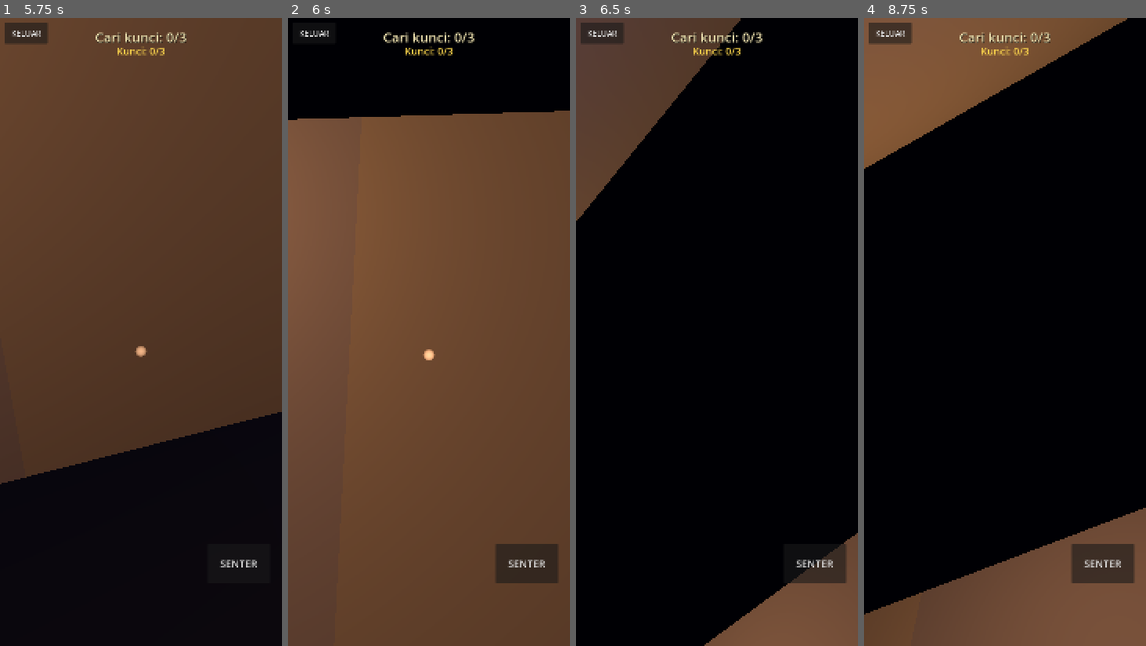
Above: before the commit, frames 1-4 (left to right).
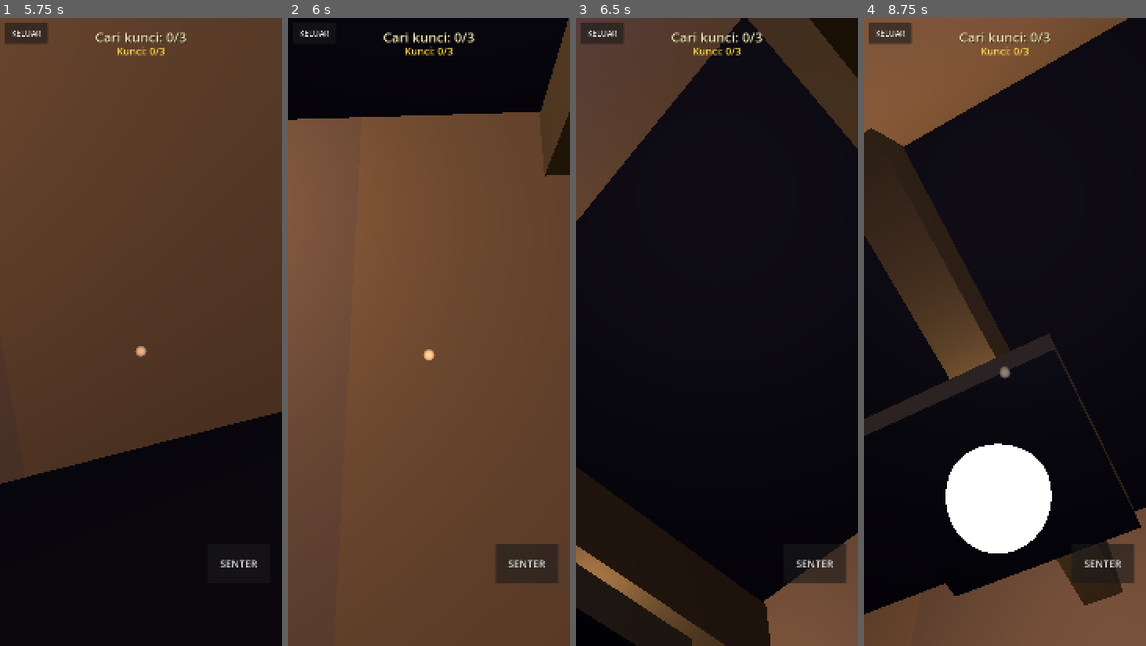
Above: after the commit, the same moments.

Repository: Kyyyu/malam9-horror
Game: Godot game, scene res://scenes/Main.tscn
Same seed, same stepped clock (60 frames per second), same inputs: the game is played once before the commit and once after it.
Inputs (mouse positions are in pixels of both pictures, inside the frame that each line leads up to):
- Up to frame 1 (5.75 s): click "MULAI" at 0.5 s; click "SENTER" at 1.25 s; click "KELUAR" at 2 s; click "MULAI" at 2.75 s; move the mouse to (203, 300) at 3.52 s; hold D (move_right) 3.53-4.25 s; click (203, 300) at 3.67 s; drag from (84, 363) to (126, 457) at 4.27 s; move the mouse to (169, 193) at 5.02 s; hold D (move_right) from 5.03 s (still down)
- Up to frame 2 (6 s): release D (move_right) at 5.75 s; tap Enter at 5.75 s; drag from (414, 457) to (344, 237) at 5.77 s
- Up to frame 3 (6.5 s): no input
- Up to frame 4 (8.75 s): tap Space at 6.5 s; move the mouse to (1089, 426) at 6.52 s; hold A (move_left) 6.53-7.25 s; drag from (920, 237) to (962, 175) at 7.27 s; move the mouse to (1019, 332) at 8.02 s; hold S (move_back) from 8.03 s (still down); click (1019, 332) at 8.17 s

Frame 1 is identical in both runs. In frame 2, 1.3% of the frame differs, in the area x 89-100%, y 0-26%; in frame 3, 15%; in frame 4, 19%, in the area x 0-99%, y 17-94%.

Commit message:
v1.0.4: hantu pakai AI pathfinding (tidak nyangkut/nembus tembok), musik latar, rumah lebih realistis (plafon, kusen pintu, lampu gantung, laras/properti, debu) + bunyi ambience

Diff:
--- a/project.godot
+++ b/project.godot
@@ -10,7 +10,7 @@
 run/main_scene="res://scenes/Main.tscn"
 config/features=PackedStringArray("4.4", "Mobile")
 config/icon="res://icon.svg"
-config/version="1.0.3"
+config/version="1.0.4"
 
 [display]
 
--- a/scripts/game.gd
+++ b/scripts/game.gd
@@ -146,6 +146,29 @@
 	_build_lamps()
 	_build_furniture(open_cells)
 	_build_whispers()
+	_build_ceiling()
+
+func _build_ceiling():
+	var ceil_mat := _get_mat("ceiling", Color(0.2, 0.17, 0.18), Color(0, 0, 0), 1.0)
+	_add_static_box(Vector3(17.0, WALL_H + 0.18, 13.0), Vector3(36.0, 0.35, 28.0), ceil_mat)
+	var beam_mat := _get_mat("beam", Color(0.14, 0.11, 0.1), Color(0, 0, 0), 1.0)
+	for bx in range(1, 15):
+		_add_static_box(Vector3(bx * TILE + 1.0, WALL_H - 0.2, 13.0), Vector3(0.18, 0.35, 26.0), beam_mat)
+	var dust := CPUParticles3D.new()
+	dust.amount = 120
+	dust.lifetime = 7.0
+	dust.emission_shape = CPUParticles3D.EMISSION_SHAPE_BOX
+	dust.emission_box_extents = Vector3(17, 1.3, 13)
+	dust.position = Vector3(17.0, 1.5, 13.0)
+	dust.direction = Vector3(0, 1, 0)
+	dust.spread = 60.0
+	dust.gravity = Vector3(0.02, -0.02, 0.015)
+	dust.initial_velocity_min = 0.04
+	dust.initial_velocity_max = 0.18
+	dust.scale_amount_min = 0.012
+	dust.scale_amount_max = 0.04
+	dust.color = Color(1, 1, 1, 0.5)
+	add_child(dust)
 
 func _build_lamps():
 	for lam in LAMP_CELLS:
@@ -162,6 +185,17 @@
 		lamp.light = light
 		lamp.base = light.light_energy
 		add_child(lamp)
+		var iron_mat := _get_mat("lamp_iron", Color(0.12, 0.11, 0.12), Color(0, 0, 0), 1.0)
+		var fixture := _add_static_box(Vector3(cell.x * TILE + 1.0, 2.52, cell.y * TILE + 1.0), Vector3(0.6, 0.12, 0.6), iron_mat)
+		var bulb_mat := _get_mat("lamp_bulb", Color(0.9, 0.75, 0.5), Color(1.0, 0.8, 0.5, 1), 2.0)
+		var bulb := MeshInstance3D.new()
+		var bm := SphereMesh.new()
+		bm.radius = 0.14
+		bm.height = 0.28
+		bulb.mesh = bm
+		bulb.material_override = bulb_mat
+		bulb.position = Vector3(cell.x * TILE + 1.0, 2.44, cell.y * TILE + 1.0)
+		add_child(bulb)
 
 func _build_furniture(open_cells: Array[Vector2i]):
 	var rng := RandomNumberGenerator.new()
@@ -172,12 +206,20 @@
 		if nc >= 2 and not _is_special(c) and not _is_adjacent_special(c):
 			candidates.append(c)
 	candidates.shuffle()
-	var count := mini(candidates.size(), 10)
+	var count := mini(candidates.size(), 12)
 	var box_mat := _get_mat("box", Color(0.13, 0.1, 0.09), Color(0, 0, 0), 1.0)
 	var wood_mat := _get_mat("wood", Color(0.22, 0.16, 0.1), Color(0, 0, 0), 1.0)
+	var barrel_mat := _get_mat("barrel", Color(0.3, 0.22, 0.14), Color(0, 0, 0), 1.0)
 	for i in range(count):
 		var c := candidates[i]
-		var which := i % 3
+		var which := i % 4
+		var push := _wall_push_dir(c, open_cells)
+		if which == 3:
+			var r := 0.32
+			var h := 0.72
+			var pos := Vector3(c.x * TILE + 1.0 + push.x * (TILE * 0.5 - r), h * 0.5, c.y * TILE + 1.0 + push.z * (TILE * 0.5 - r))
+			_add_static_cyl(pos, r, h, barrel_mat)
+			continue
 		var size: Vector3
 		var mat: Material
 		match which:
@@ -190,9 +232,29 @@
 			_:
 				size = Vector3(0.6, 1.6, 0.6)
 				mat = box_mat
-		var push := _wall_push_dir(c, open_cells)
 		var pos := Vector3(c.x * TILE + 1.0 + push.x * (TILE * 0.5 - size.x * 0.5), size.y * 0.5, c.y * TILE + 1.0 + push.z * (TILE * 0.5 - size.z * 0.5))
 		_add_static_box(pos, size, mat)
+
+func _add_static_cyl(path: Vector3, radius: float, height: float, mat: Material) -> StaticBody3D:
+	var r := StaticBody3D.new()
+	var mi := MeshInstance3D.new()
+	var mesh := CylinderMesh.new()
+	mesh.top_radius = radius * 0.82
+	mesh.bottom_radius = radius
+	mesh.height = height
+	mesh.radial_segments = 14
+	mi.mesh = mesh
+	mi.material_override = mat
+	r.add_child(mi)
+	var cs := CollisionShape3D.new()
+	var shape := CylinderShape3D.new()
+	shape.radius = radius
+	shape.height = height
+	cs.shape = shape
+	r.add_child(cs)
+	add_child(r)
+	r.global_position = path
+	return r
 
 func _wall_push_dir(c: Vector2i, open_cells: Array[Vector2i]) -> Vector3:
 	for off in [Vector2i(1, 0), Vector2i(-1, 0), Vector2i(0, 1), Vector2i(0, -1)]:
@@ -226,6 +288,74 @@
 			continue
 		count += 1
 	return count
+
+func _cell_center(c: Vector2i) -> Vector3:
+	return Vector3(c.x * TILE + 1.0, 0.0, c.y * TILE + 1.0)
+
+func _cell_of(pos: Vector3) -> Vector2i:
+	return Vector2i(int(floor(pos.x / TILE)), int(floor(pos.z / TILE)))
+
+func _is_floor_cell(c: Vector2i) -> bool:
+	if c.y < 0 or c.y >= MAP.size() or c.x < 0 or c.x >= MAP[c.y].length():
+		return false
+	return MAP[c.y][c.x] != '#'
+
+func _nearest_floor(c: Vector2i) -> Vector2i:
+	if _is_floor_cell(c):
+		return c
+	for r in range(1, 6):
+		for dy in range(-r, r + 1):
+			for dx in range(-r, r + 1):
+				var n := Vector2i(c.x + dx, c.y + dy)
+				if _is_floor_cell(n):
+					return n
+	return c
+
+func find_path(from: Vector3, to: Vector3) -> PackedVector3Array:
+	var s := _nearest_floor(_cell_of(from))
+	var g := _nearest_floor(_cell_of(to))
+	if s == g:
+		return PackedVector3Array()
+	var prev := {}
+	var visited := {s: true}
+	var queue: Array[Vector2i] = [s]
+	var guard := 0
+	while queue.size() > 0 and guard < 1200:
+		guard += 1
+		var c: Vector2i = queue.pop_front()
+		if c == g:
+			break
+		for off in DIRS4:
+			var n: Vector2i = c + off
+			if not _is_floor_cell(n) or visited.has(n):
+				continue
+			visited[n] = true
+			prev[n] = c
+			queue.append(n)
+	if not (prev.has(g) or s == g):
+		return PackedVector3Array()
+	var back: Array[Vector2i] = []
+	var cur := g
+	while true:
+		back.append(cur)
+		if cur == s:
+			break
+		cur = prev[cur]
+	var path := PackedVector3Array()
+	for i in range(back.size() - 1, -1, -1):
+		path.append(_cell_center(back[i]))
+	if path.size() > 1:
+		path.remove_at(0)
+	return path
+
+func random_floor_goal(near: Vector3, radius: float) -> Vector3:
+	var rng := RandomNumberGenerator.new()
+	rng.randomize()
+	for tries in range(10):
+		var c := _cell_of(near + Vector3(rng.randf_range(-radius, radius), 0.0, rng.randf_range(-radius, radius)))
+		if _is_floor_cell(c):
+			return _cell_center(c)
+	return _cell_center(_nearest_floor(_cell_of(near)))
 
 func _build_whispers():
 	for cell in WHISPER_CELLS:
@@ -300,6 +430,7 @@
 func _build_ghost():
 	ghost = GhostController.new()
 	ghost.name = "Ghost"
+	ghost.game = self
 	var gcs := CollisionShape3D.new()
 	var gs := SphereShape3D.new()
 	gs.radius = 0.55
@@ -307,37 +438,55 @@
 	gcs.position.y = 1.3
 	ghost.add_child(gcs)
 
-	var body_mat := _get_mat("ghost_body", Color(0.9, 0.95, 1, 0.85), Color(0.55, 0.75, 1, 1), 1.6)
+	var robe_mat := _get_mat("ghost_body", Color(0.62, 0.68, 0.9, 0.55), Color(0.4, 0.6, 1, 1), 1.2)
+	var skirt := MeshInstance3D.new()
+	var skm := CylinderMesh.new()
+	skm.top_radius = 0.1
+	skm.bottom_radius = 0.62
+	skm.height = 1.3
+	skm.radial_segments = 12
+	skirt.mesh = skm
+	skirt.material_override = robe_mat
+	skirt.position.y = 0.68
+	ghost.add_child(skirt)
+
 	var body := MeshInstance3D.new()
-	var cm := CapsuleMesh.new()
-	cm.radius = 0.42
-	cm.height = 1.5
-	body.mesh = cm
-	body.material_override = body_mat
-	body.position.y = 1.15
+	var bm := CapsuleMesh.new()
+	bm.radius = 0.33
+	bm.height = 0.9
+	body.mesh = bm
+	body.material_override = robe_mat
+	body.position.y = 1.55
 	ghost.add_child(body)
 
 	var face := MeshInstance3D.new()
 	var sm := SphereMesh.new()
-	sm.radius = 0.42
-	sm.height = 0.86
+	sm.radius = 0.31
+	sm.height = 0.6
 	face.mesh = sm
-	var face_mat := _get_mat("ghost_face", Color(0.92, 0.97, 1, 1), Color(0.5, 0.8, 1, 1), 2.0)
+	var face_mat := _get_mat("ghost_face", Color(0.92, 0.96, 1, 1), Color(0.55, 0.8, 1, 1), 2.6)
 	face.material_override = face_mat
-	face.position.y = 2.0
+	face.position.y = 2.15
 	ghost.add_child(face)
 	ghost.set_face(face)
 
-	var eye_mat := _get_mat("ghost_eye", Color(0, 0, 0, 1), Color(1, 0, 0, 1), 4.0)
-	for ex in [-0.14, 0.14]:
+	var eye_mat := _get_mat("ghost_eye", Color(0, 0, 0, 1), Color(1, 0.05, 0.05, 1), 7.0)
+	for ex in [-0.12, 0.12]:
 		var eye := MeshInstance3D.new()
 		var es := SphereMesh.new()
-		es.radius = 0.05
-		es.height = 0.1
+		es.radius = 0.045
+		es.height = 0.09
 		eye.mesh = es
 		eye.material_override = eye_mat
-		eye.position = Vector3(ex, 2.06, -0.35)
+		eye.position = Vector3(ex, 2.18, -0.28)
 		ghost.add_child(eye)
+
+	var aura := OmniLight3D.new()
+	aura.light_energy = 1.5
+	aura.light_color = Color(1.0, 0.15, 0.12)
+	aura.omni_range = 4.5
+	aura.position.y = 2.1
+	ghost.add_child(aura)
 
 	add_child(ghost)
 	ghost.target = player
@@ -378,6 +527,10 @@
 	var pos := Vector3(v.x * TILE + 1.0, 1.6, v.y * TILE + 1.0)
 	var door_mat := _get_mat("door", Color(0.28, 0.16, 0.1), Color(0.3, 0.05, 0.05, 1), 1.0)
 	_add_static_box(pos, Vector3(0.4, 3.2, 2.0), door_mat)
+	var frame_mat := _get_mat("frame", Color(0.24, 0.16, 0.11), Color(0, 0, 0), 1.0)
+	for sx in [-1.6, 1.6]:
+		_add_static_box(pos + Vector3(sx, 1.2, 0.0), Vector3(0.4, 2.9, 0.5), frame_mat)
+	_add_static_box(pos + Vector3(0.0, 2.9, 0.0), Vector3(4.0, 0.35, 0.55), frame_mat)
 
 	exit_area = Area3D.new()
 	exit_area.collision_mask = 4
--- a/scripts/ghost.gd
+++ b/scripts/ghost.gd
@@ -8,6 +8,7 @@
 signal danger_changed(level: float)
 
 var target: Node3D = null
+var game: Node3D = null
 
 var active := false
 var state: State = State.PATROL
@@ -20,12 +21,17 @@
 
 var last_seen := Vector3.ZERO
 var lose_time := 0.0
-var wander_time := 0.0
-var patrol_point := Vector3.ZERO
-var fatigue := 0.0
 
 var danger := 0.0
 var _face: MeshInstance3D = null
+
+var goal := Vector3.ZERO
+var waypoints := PackedVector3Array()
+var repath_t := 0.0
+var patrol_done := false
+var _bob := 0.0
+
+const REPATH_INTERVAL := 0.4
 
 func _ready():
 	motion_mode = CharacterBody3D.MOTION_MODE_FLOATING
@@ -34,59 +40,55 @@
 func activate():
 	active = true
 	global_position = home
-	_pick_patrol()
+	waypoints = PackedVector3Array()
+	patrol_done = false
+	state = State.PATROL
 
 func set_face(n: MeshInstance3D):
 	_face = n
 
-func _pick_patrol():
-	var rng := RandomNumberGenerator.new()
-	rng.randomize()
-	var a := rng.randf() * TAU
-	var r := rng.randf_range(2.0, wander_radius)
-	patrol_point = Vector3(
-		home.x + cos(a) * r,
-		home.y,
-		home.z + sin(a) * r
-	)
-
 func _physics_process(delta: float):
 	if not active or not target:
 		return
+	_bob += delta
 
-	var sees_player := _check_sight()
+	var sees := _check_sight()
 	var to_p := target.global_position - global_position
+	to_p.y = 0.0
 	var dist := to_p.length()
 
-	if sees_player:
+	if sees:
 		last_seen = target.global_position
 		lose_time = 0.0
 		if state != State.CHASE:
 			state = State.CHASE
 	elif state == State.CHASE:
 		lose_time += delta
-		if lose_time > 3.0:
+		if lose_time > 2.5:
 			state = State.STALK
 
-	match state:
-		State.PATROL:
-			if global_position.distance_to(patrol_point) < 0.7 or wander_time <= 0.0:
-				wander_time = 1.5
-				_pick_patrol()
-			wander_time -= delta
-			_move_toward(patrol_point, patrol_speed, delta)
-			if sees_player:
-				pass
-		State.CHASE:
-			_move_toward(target.global_position, chase_speed + fatigue, delta)
-			if dist < 1.35:
-				caught.emit()
-				active = false
-		State.STALK:
-			_move_toward(last_seen, stalk_speed, delta)
-			if global_position.distance_to(last_seen) < 0.8:
-				state = State.PATROL
-				_pick_patrol()
+	if state == State.CHASE:
+		_go_to(target.global_position, chase_speed, delta)
+	elif state == State.STALK:
+		_go_to(last_seen, stalk_speed, delta)
+		if waypoints.size() == 0:
+			state = State.PATROL
+			patrol_done = true
+	else:
+		if patrol_done or waypoints.size() == 0:
+			patrol_done = false
+			_pick_patrol()
+		_go_to(goal, patrol_speed, delta)
+
+	if dist < 1.25 and _sees_player_cell():
+		caught.emit()
+		active = false
+		return
+
+	if _face and _face.get_surface_override_material(0) is StandardMaterial3D:
+		var mat := _face.get_surface_override_material(0) as StandardMaterial3D
+		var flicker := 1.0 + 0.3 * sin(Time.get_ticks_msec() * 0.02)
+		mat.emission_energy_multiplier = flicker * (1.0 + danger * 2.0)
 
 	var new_danger := 0.0
 	if state == State.CHASE:
@@ -96,15 +98,34 @@
 	danger = lerp(danger, new_danger, 3.0 * delta)
 	danger_changed.emit(danger)
 
-	if _face:
-		var flicker := 1.0 + 0.25 * sin(Time.get_ticks_msec() * 0.02)
-		var mat := _face.get_surface_override_material(0) as StandardMaterial3D
-		if mat:
-			mat.emission_energy_multiplier = flicker * (1.0 + danger * 2.0)
+	rotation.z = sin(_bob * 1.9) * 0.035
 
-func _move_toward(p: Vector3, spd: float, delta: float):
-	var dir := (p - global_position)
-	dir.y = 0.0
+func _pick_patrol():
+	if game and game.has_method("random_floor_goal"):
+		goal = game.random_floor_goal(home, wander_radius)
+
+func _go_to(target_pos: Vector3, spd: float, delta: float):
+	repath_t -= delta
+	if waypoints.size() == 0 or repath_t <= 0.0:
+		repath_t = REPATH_INTERVAL
+		if game and game.has_method("find_path"):
+			waypoints = game.find_path(global_position, target_pos)
+		if waypoints.size() == 0:
+			velocity = Vector3.ZERO
+			return
+	var wp: Vector3 = waypoints[0]
+	wp.y = global_position.y
+	var to := wp - global_position
+	if Vector2(to.x, to.z).length() < 0.45:
+		waypoints.remove_at(0)
+		if waypoints.size() == 0:
+			velocity = Vector3.ZERO
+			velocity.y = 0.0
+			return
+		wp = waypoints[0]
+		wp.y = global_position.y
+		to = wp - global_position
+	var dir := Vector3(to.x, 0.0, to.z)
 	if dir.length() > 0.1:
 		dir = dir.normalized()
 	velocity = dir * spd
@@ -115,17 +136,24 @@
 func _look_toward(dir: Vector3):
 	if dir.length() < 0.1:
 		return
-	var b := global_transform.basis
 	var ang := atan2(dir.x, -dir.z)
-	rotation.y = lerp_angle(rotation.y, ang, 0.2)
+	rotation.y = lerp_angle(rotation.y, ang, 0.25)
+
+func _sees_player_cell() -> bool:
+	var from := global_position + Vector3.UP * 0.3
+	var to := target.global_position + Vector3.UP * 1.0
+	var q := PhysicsRayQueryParameters3D.create(from, to, 1)
+	q.exclude = [get_rid()]
+	var res := get_world_3d().direct_space_state.intersect_ray(q)
+	return res.is_empty()
 
 func _check_sight() -> bool:
 	if not target:
 		return false
-	var from := global_position + Vector3.UP * 0.2
+	var from := global_position + Vector3.UP * 0.3
 	var to := target.global_position + Vector3.UP * 1.3
 	var dist := from.distance_to(to)
-	if dist > 15.0:
+	if dist > 14.0:
 		return false
 	var to_p := to - from
 	to_p.y = 0.0
@@ -133,7 +161,7 @@
 	var fwd := -global_transform.basis.z
 	fwd.y = 0.0
 	fwd = fwd.normalized()
-	if fwd.dot(to_p) < 0.4:
+	if fwd.dot(to_p) < 0.35:
 		return false
 	var q := PhysicsRayQueryParameters3D.create(from, to, 1 | 4)
 	q.exclude = [get_rid()]
--- a/scripts/main.gd
+++ b/scripts/main.gd
@@ -1,9 +1,21 @@
 extends Node
 
 var screen: Node = null
+var music: AudioStreamPlayer = null
 
 func _ready():
+	_setup_music()
 	_show_menu()
+
+func _setup_music():
+	music = AudioStreamPlayer.new()
+	var s := load("res://audio/music_loop.wav") as AudioStreamWAV
+	if s:
+		s.loop_mode = AudioStreamWAV.LOOP_FORWARD
+		music.stream = s
+		music.volume_db = -11.0
+		add_child(music)
+		music.play()
 
 func _clear():
 	if screen:
Not shown, added: audio/music_loop.wav.import
Not shown, changed: export_presets.cfg
Not shown, added: tools/pathtest.gd.uid
Not shown, changed: audio/gen_audio.py
Not shown, added: audio/music_loop.wav
